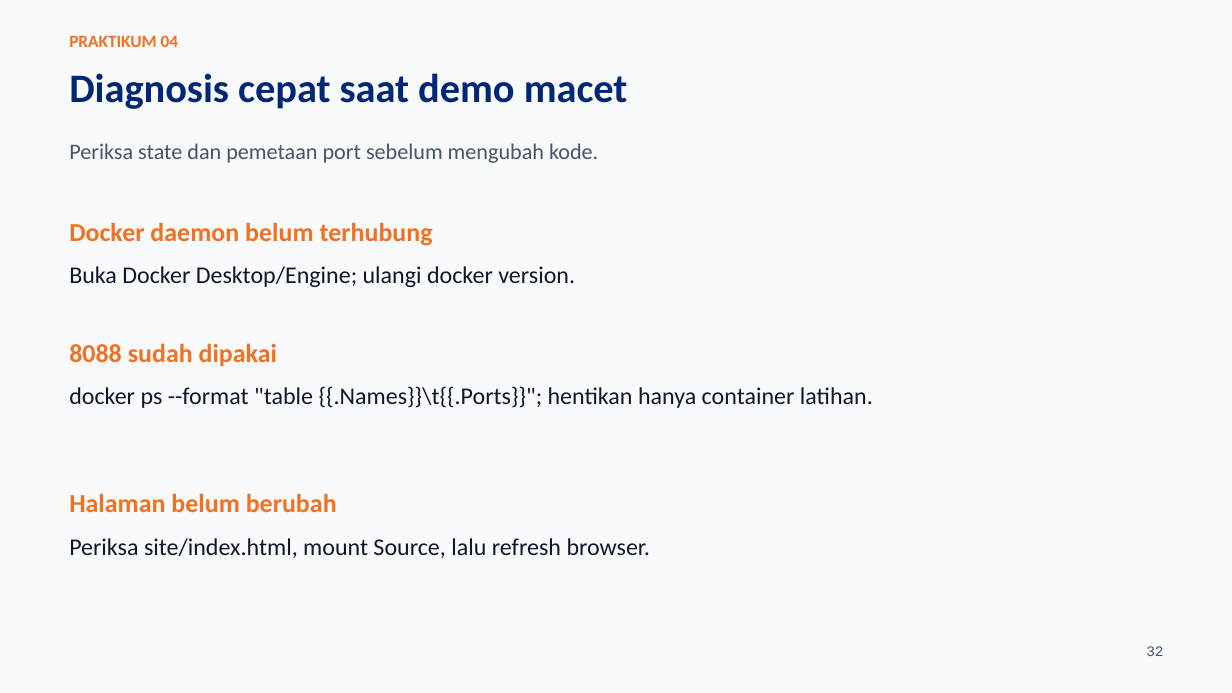
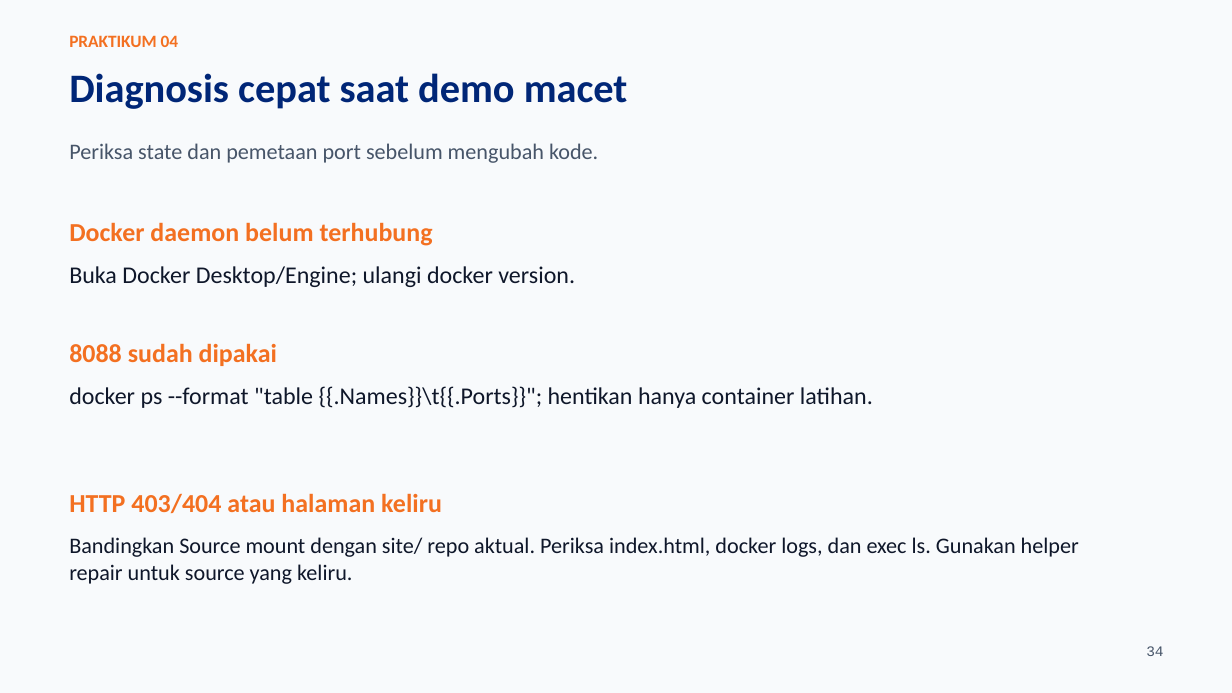
Before and after one commit to SeedFlora/meet4CloudService, a slide deck: slide 34 of slides/LAB04_Docker_Lifecycle_Praktikum.pptx (slide 32 before the commit). Drawn at 1232x693 pixels with LibreOffice and Linux fonts; fonts in the diff are those of the drawing. Boxes give left, top, right and bottom in pixels: in the first picture for what was removed or moved away, otherwise in the second. Text is boxed around its words. In the diff, an @@ line names an element or a change of style, - is before the commit and + after.

Commit message:
Fix Lab 04 mounts for any clone location; update guides, evidence and slides

```diff
--- a/slides/LAB04_Docker_Lifecycle_Praktikum.pptx
+++ b/slides/LAB04_Docker_Lifecycle_Praktikum.pptx
@@ text at (69, 493, 442, 514): text changed @@
-Halaman belum berubah
+HTTP 403/404 atau halaman keliru
@@ text at (69, 537, 1079, 584): text changed; size 18.8 to 17.2 pt @@
-Periksa site/index.html, mount Source, lalu refresh browser.
+Bandingkan Source mount dengan site/ repo aktual. Periksa index.html, docker logs, dan exec ls. Gunakan helper repair untuk source yang keliru.
@@ text at (1146, 646, 1163, 656): text changed @@
-32
+34
```
Also in this commit, not shown: 21 other slides changed, 2 slides added, 7 other files.
